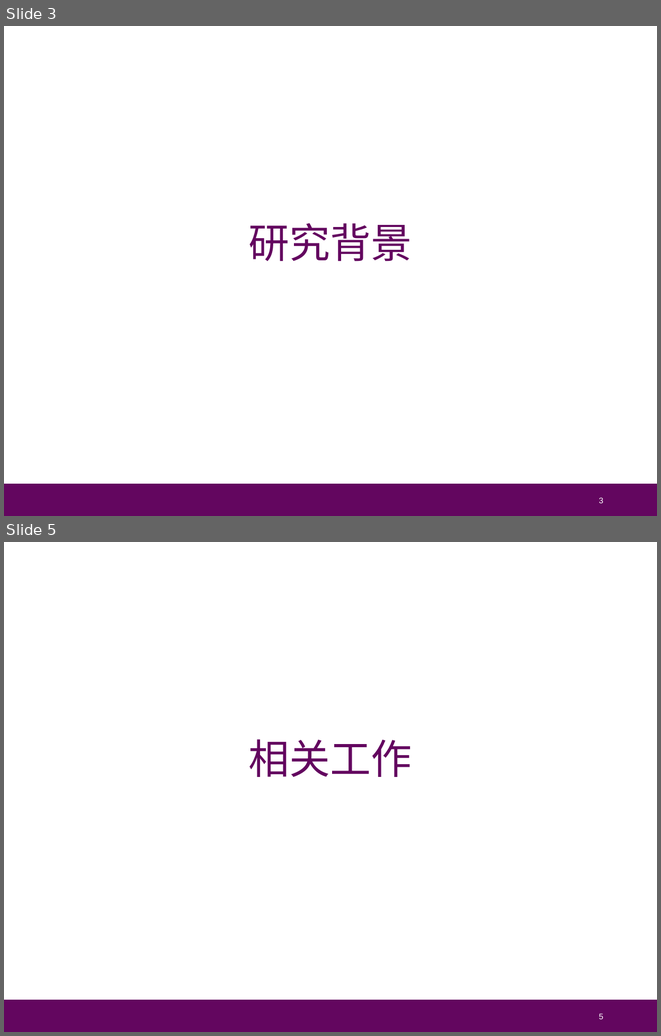
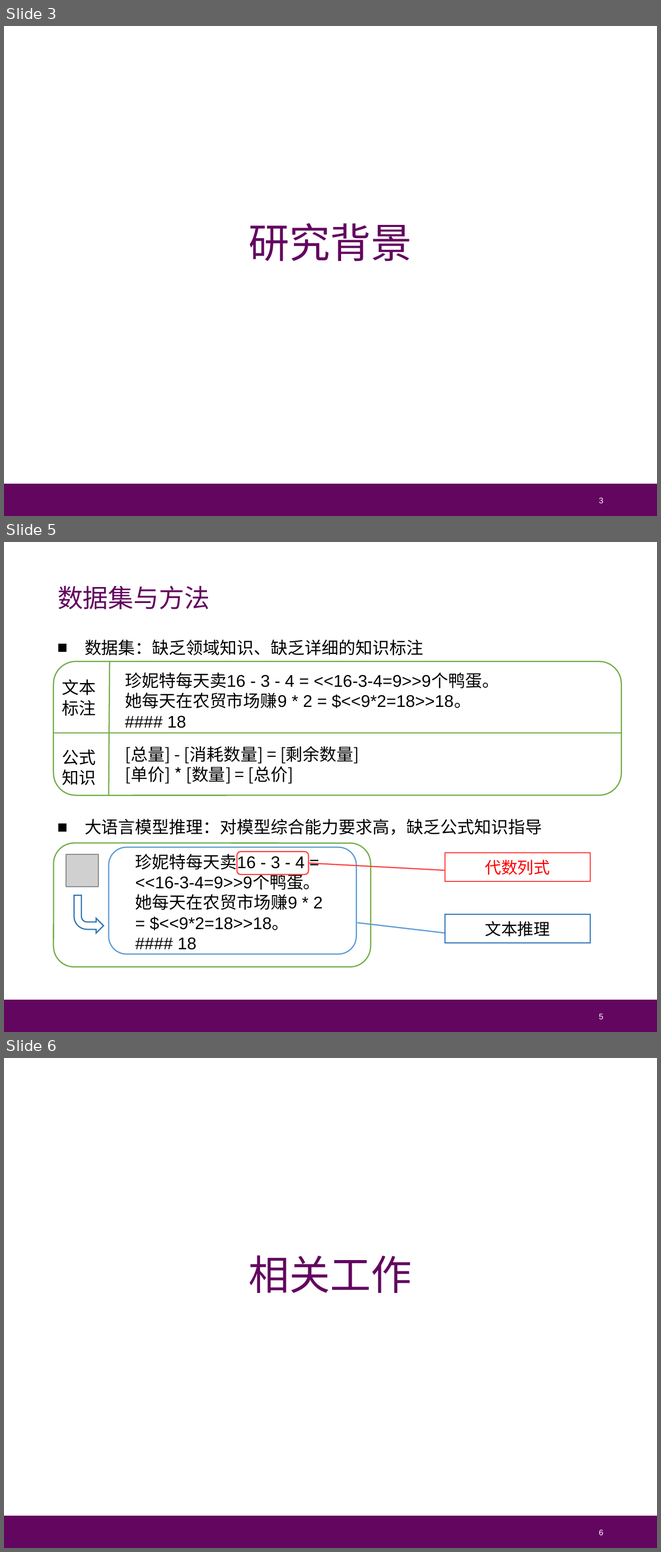
Before and after one commit to Cat-Overflow/NJU_thesis, a slide deck: 毕业答辩/论文答辩_朱博林.pptx. Shown one above the other, each under a label of ours: slides 3 and 5 before the commit, slides 3, 5 and 6 after it; the slides between them are not shown. The pictures are 661x1036 and 661x1552 pixels, drawn with LibreOffice and Linux fonts; fonts in the diff are those of the drawing; grey boxes stand for pictures. Boxes give left, top, right and bottom in pixels: in the first picture for what was removed or moved away, otherwise in the second. Text is boxed around its words. In the diff, an @@ line names an element or a change of style, - is before the commit and + after.

Commit message:
update

```diff
--- a/毕业答辩/论文答辩_朱博林.pptx
+++ b/毕业答辩/论文答辩_朱博林.pptx
@@ slide 5 added at [4,542,657,1032], background #FFFFFF; not listed: 1 template element that a slide beside it also shows @@
@@ text added at [58,585,210,609], 21 pt, text #63065F @@
+数据集与方法
@@ text added at [85,640,423,655], 14 pt, text #000000 @@
+■ 数据集：缺乏领域知识、缺乏详细的知识标注
@@ rounded rectangle added at [54,661,621,795], outline #70AD47 1 pt @@
@@ line added from (109, 661) to (108, 795), #70AD47 1 pt @@
@@ text added at [62,679,96,716], 14 pt, text #000000 @@
+文本标注
@@ text added at [125,672,499,728], 14 pt, text #000000 @@
+珍妮特每天卖16 - 3 - 4 = <<16-3-4=9>>9个鸭蛋。
+她每天在农贸市场赚9 * 2 = $<<9*2=18>>18。
+#### 18
@@ line added from (54, 733) to (621, 733), #70AD47 1 pt @@
@@ text added at [125,746,360,784], 14 pt, text #000000 @@
+[总量] - [消耗数量] = [剩余数量]
+[单价] * [数量] = [总价]
@@ text added at [62,749,96,785], 14 pt, text #000000 @@
+公式知识
@@ text added at [85,819,542,835], 14 pt, text #000000 @@
+■ 大语言模型推理：对模型综合能力要求高，缺乏公式知识指导
@@ rounded rectangle added at [54,843,371,967], outline #70AD47 1 pt @@
@@ picture added at [67,854,99,886] @@
@@ rounded rectangle added at [108,847,356,954], outline #5B9BD5 1 pt @@
@@ text added at [135,850,323,950], 14 pt, text #000000 @@
+珍妮特每天卖16 - 3 - 4 = <<16-3-4=9>>9个鸭蛋。
+她每天在农贸市场赚9 * 2 = $<<9*2=18>>18。
+#### 18
@@ rounded rectangle added at [237,852,308,874], outline #FF4343 1 pt @@
@@ rectangle added at [445,853,590,881], outline #FF4343 1 pt, 13.6 pt, text #FF0000 @@
+代数列式
@@ line added from (308, 863) to (445, 870), #FF4343 1 pt @@
@@ bent arrow added at [74,895,104,933], outline #2E75B6 1 pt @@
@@ line added from (357, 922) to (445, 933), #5B9BD5 1 pt @@
@@ rectangle added at [445,914,590,943], outline #2E75B6 1 pt, 13.6 pt, text #000000 @@
+文本推理
@@ page number added at [599,1013,603,1019], 6.8 pt, text #FFFFFF @@
+5
@@ what was slide 5 is now slide 6 @@
@@ page number at [599,1529,603,1535]: text changed @@
-5
+6
```
Also in this commit, not shown: 3 other slides added, 1 slide removed.
